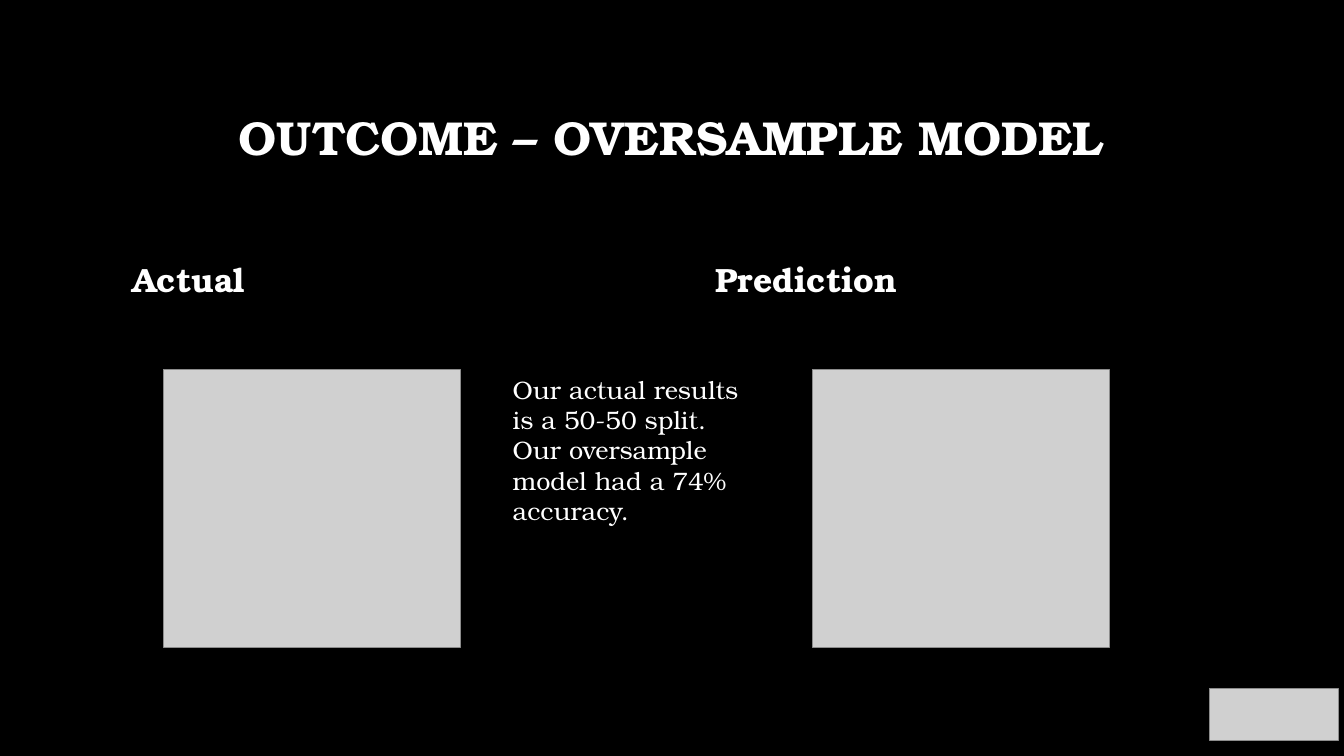
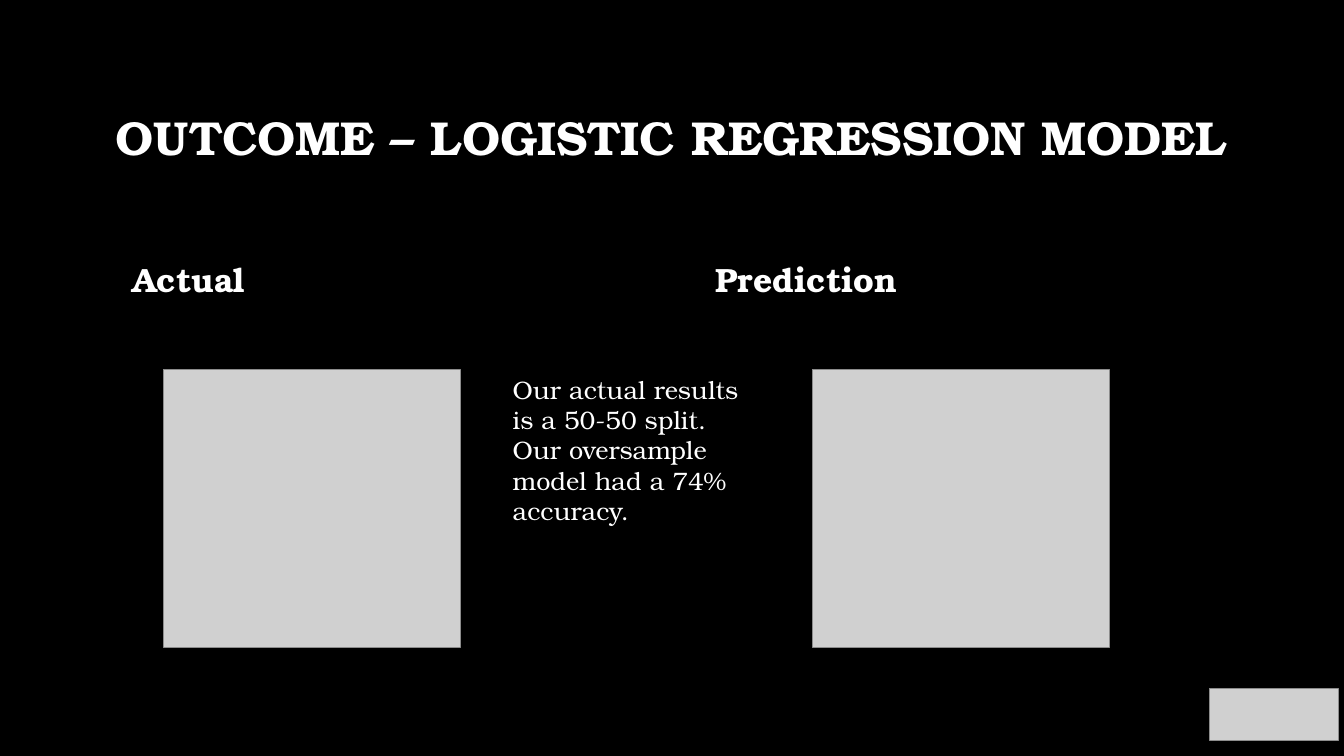
Before and after one commit to acollawn/Project_4, a slide deck: slide 12 of Predicting Diabetes.pptx. Drawn at 1344x756 pixels with LibreOffice and Linux fonts; fonts in the diff are those of the drawing; grey boxes stand for pictures; background and template pictures are left out. Boxes give left, top, right and bottom in pixels: in the first picture for what was removed or moved away, otherwise in the second. Text is boxed around its words. In the diff, an @@ line names an element or a change of style, - is before the commit and + after.

```diff
--- a/Predicting Diabetes.pptx
+++ b/Predicting Diabetes.pptx
@@ title at (116, 122, 1226, 156): text changed @@
-OUTCOME – OVERSAMPLE MODEL
+OUTCOME – LOGISTIC REGRESSION MODEL
```
Also in this commit, not shown: 4 other slides changed, 5 other files.
